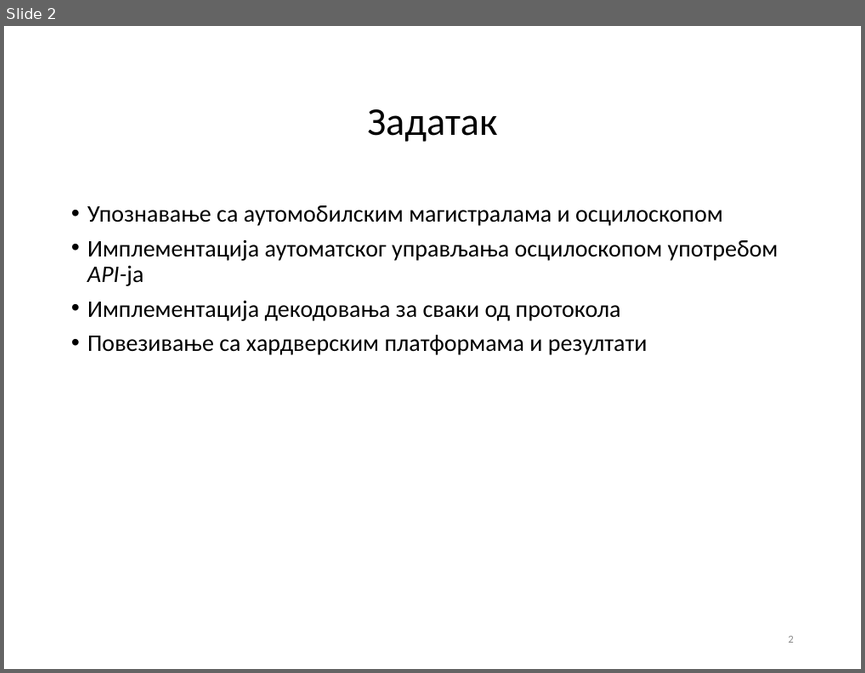
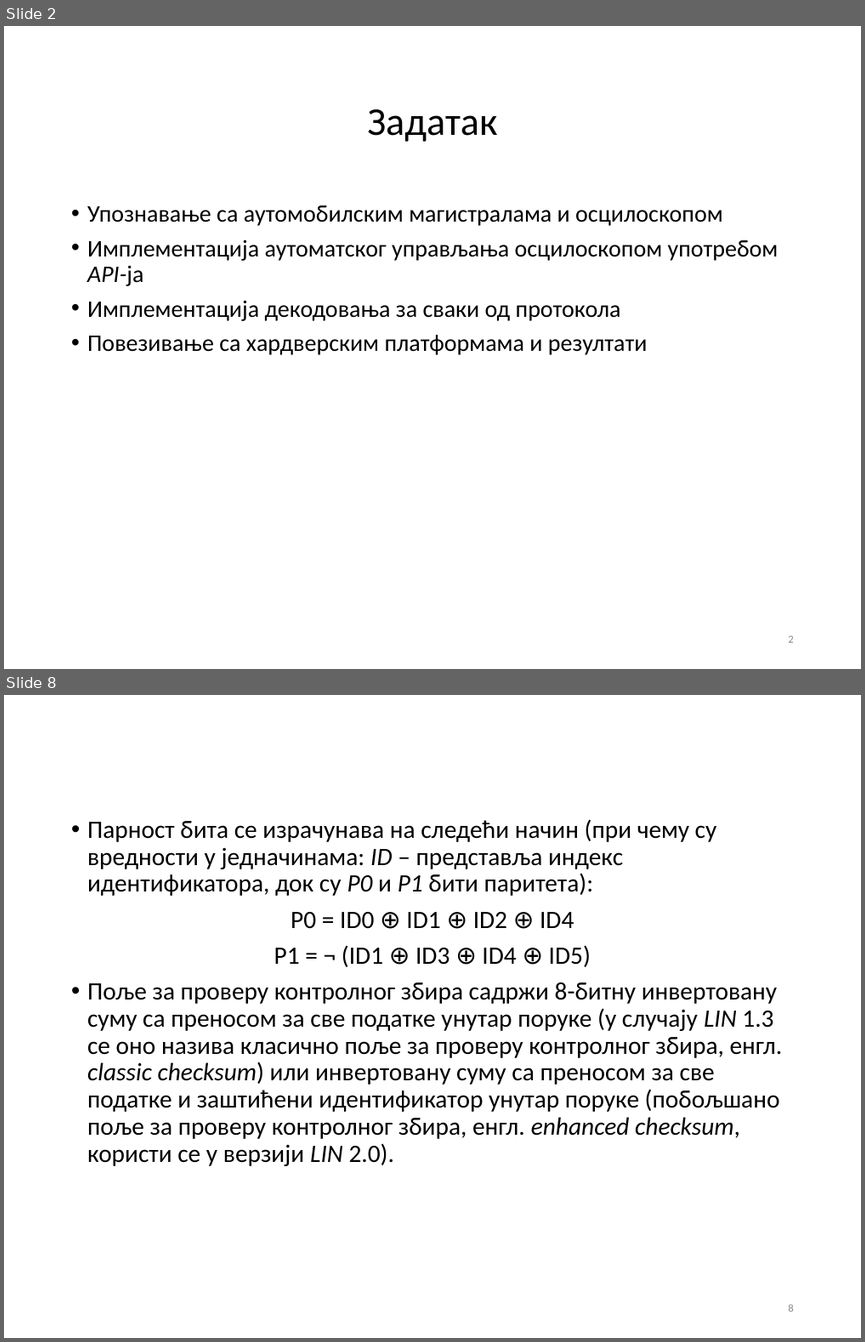
Before and after one commit to fjasic/bsc, a slide deck: documentation/Filip_Jasic_RA46-2014-prezentacija.ppt. Shown one above the other, each under a label of ours: slide 2 before the commit, slides 2 and 8 after it; the slides between them are not shown. The pictures are 865x673 and 865x1342 pixels, drawn with LibreOffice and Linux fonts; fonts in the diff are those of the drawing; background and template pictures are left out. Boxes give left, top, right and bottom in pixels: in the first picture for what was removed or moved away, otherwise in the second. Text is boxed around its words. In the diff, an @@ line names an element or a change of style, - is before the commit and + after.

```diff
--- a/documentation/Filip_Jasic_RA46-2014-prezentacija.ppt
+++ b/documentation/Filip_Jasic_RA46-2014-prezentacija.ppt
@@ slide 8 added at (4, 695, 861, 1338), background #FFFFFF @@
@@ text added at (87, 819, 783, 1166), 21 pt, text #000000 @@
+• Парност бита се израчунава на следећи начин (при чему су вредности у једначинама: ID – представља индекс идентификатора, док су P0 и P1 бити паритета):
+P0 = ID0 ⊕ ID1 ⊕ ID2 ⊕ ID4
+P1 = ¬ (ID1 ⊕ ID3 ⊕ ID4 ⊕ ID5)
+• Поље за проверу контролног збира садржи 8-битну инвертовану суму са преносом за све податке унутар поруке (у случају LIN 1.3 се оно назива класично поље за проверу контролног збира, енгл. classic checksum) или инвертовану суму са преносом за све податке и заштићени идентификатор унутар поруке (побољшано поље за проверу контролног збира, енгл. enhanced checksum, користи се у верзији LIN 2.0).
@@ page number added at (788, 1304, 793, 1311), 9 pt, text #898989 @@
+8
```
Also in this commit, not shown: 3 slides changed, 8 other slides added, 7 slides removed, 5 other files.
